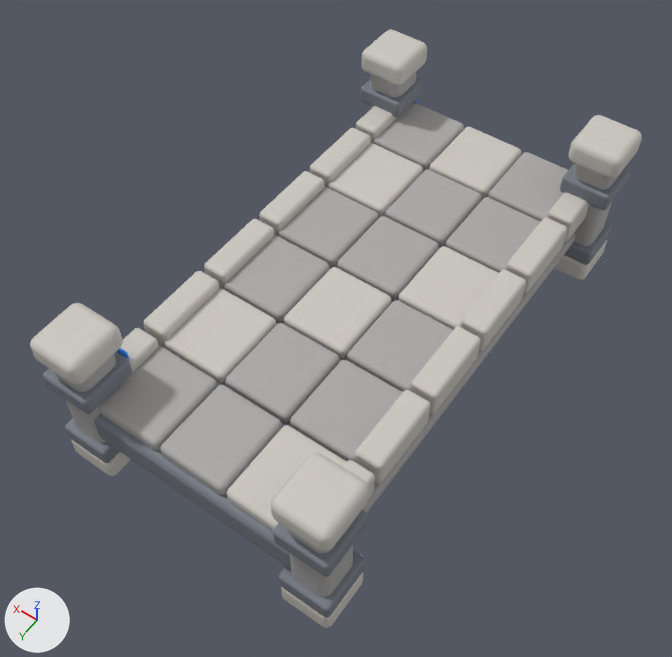
The Blender file assets/bridges/stone_bridge/source/stone_bridge.blend: old version first, new version second.
Rendered twice from a camera (50 mm lens) standing at (-3.43, 5.27, 7.21) and looking at (0.05, 0.41, -0.44). Lighting does not change. The marker at lower left points along +X, +Y and +Z. The picture after the commit comes second.

The first picture shows 'individual rounded stone road slab', 'individual rounded stone road slab.002', 'thick stone deck substrate' and 1 more.
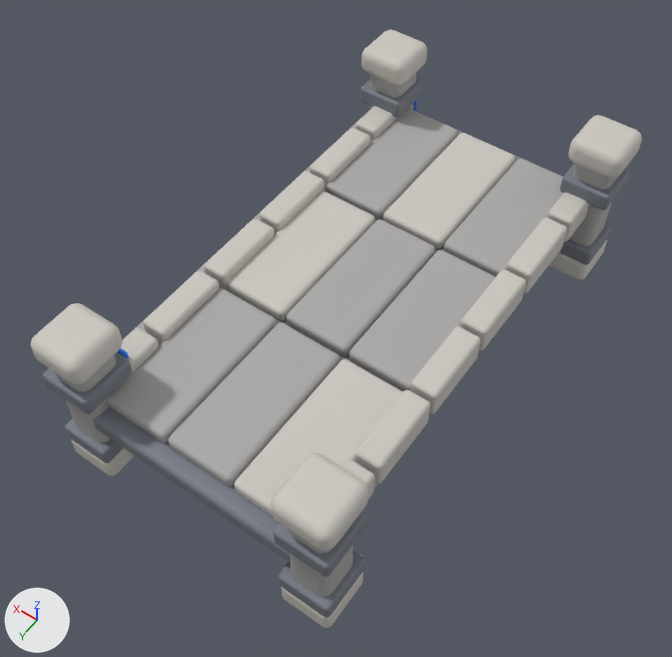
Where the newer file only moved an object's origin or applied its transform, the numbers keep the older frame.

Changed parts and their boxes [x1, y1, x2, y2] in the pictures (672 x 657 px; the box of a moved part takes in the faces that stretch with it):
'individual rounded stone road slab.002', reshaped
    before: [30, 29, 642, 628]
    after: [31, 30, 642, 628]
'individual rounded stone road slab', reshaped
    before: [54, 72, 621, 597]
    after: [54, 73, 618, 597]
part 1 of me_cube_001, rebuilt (49% wider, 68% taller)
    before: [488, 152, 568, 222]
    after: [443, 159, 563, 277]
part 2 of me_cube_001, rebuilt (mostly hidden)
    before: [363, 233, 576, 512]
    after: [374, 250, 561, 489]
part 3 of me_cube_001, rebuilt (43% wider, 49% taller)
    before: [99, 347, 217, 451]
    after: [107, 288, 276, 443]
part 4 of me_cube_001, rebuilt (38% wider, 53% taller)
    before: [347, 300, 453, 392]
    after: [349, 250, 496, 391]
part 5 of me_cube_001, rebuilt (not visible before)
    after: [128, 121, 358, 335]
part 6 of me_cube_001, rebuilt (47% wider, 62% taller)
    before: [337, 216, 438, 300]
    after: [286, 219, 435, 356]
part 7 of me_cube_001, deleted
    before: [385, 169, 482, 247]
part 8 of me_cube_001, deleted
    before: [290, 360, 403, 462]
part 9 of me_cube_001, deleted
    before: [224, 236, 330, 323]
part 10 of me_cube_001, moved or reshaped
    before: [278, 103, 464, 361]
    after: [278, 108, 458, 361]
part 11 of me_cube_001, moved or reshaped
    before: [225, 324, 338, 423]
    after: [168, 324, 338, 486]
part 12 of me_cube_003, rebuilt (43% wider, 60% taller)
    before: [429, 127, 521, 199]
    after: [383, 133, 515, 249]
part 13 of me_cube_003, rebuilt (40% wider, 48% taller)
    before: [227, 425, 347, 531]
    after: [234, 359, 403, 516]
part 14 of me_cube_003, added
    after: [227, 191, 375, 321]
part 15 of me_cube_003, deleted
    before: [398, 246, 499, 330]
part 16 of me_cube_003, deleted
    before: [328, 143, 423, 217]
part 17 of me_cube_003, deleted
    before: [284, 267, 391, 359]
part 18 of me_cube_003, deleted
    before: [164, 288, 276, 383]

Patch to the scene script:
```diff
--- a/assets/bridges/stone_bridge/source/stone_bridge.blend.py
+++ b/assets/bridges/stone_bridge/source/stone_bridge.blend.py
@@ me_cube_001 @@
 # used by ob_individual_rounded_stone_road_slab; parent = ob_healthy; location = (-0.77, -2.29, 1.01)
-me_cube_001.from_pydata(...)  # 4208 vertices, 4228 faces; spans x -0.78..2.31, y -0.5..5.08, z -1.0..0.66
+me_cube_001.from_pydata(...)  # 2832 vertices, 2820 faces; spans x -0.78..2.35, y -0.5..5.08, z -1.0..0.66
+# me_cube_001 part 1: the loose piece of 216 vertices spanning x -0.38..0.38, y -0.44..0.44, z -0.09..0.09 is rebuilt with 216 vertices and now spans x -0.38..0.38, y -0.31..1.38, z -0.09..0.09
+# me_cube_001 part 2: the loose piece of 216 vertices spanning x -0.59..-0.39, y -0.17..4.75, z -0.56..-0.38 is rebuilt with 176 vertices and now spans x -0.49..-0.17, y -0.32..4.9, z -0.76..-0.07
+# me_cube_001 part 3: the loose piece of 216 vertices spanning x 1.16..1.91, y 4.11..4.99, z -0.09..0.09 is rebuilt with 216 vertices and now spans x 1.16..1.91, y 3.19..4.89, z -0.09..0.09
+# me_cube_001 part 4: the loose piece of 216 vertices spanning x -0.38..0.38, y 2.29..3.17, z -0.09..0.09 is rebuilt with 216 vertices and now spans x -0.38..0.38, y 1.44..3.13, z -0.09..0.09
+# me_cube_001 part 5: the loose piece of 216 vertices spanning x 1.93..2.13, y -0.17..4.75, z -0.56..-0.38 is rebuilt with 176 vertices and now spans x 2.03..2.35, y -0.32..4.9, z -0.76..-0.07
+# me_cube_001 part 6: the loose piece of 216 vertices spanning x 0.39..1.14, y 1.38..2.26, z -0.09..0.09 is rebuilt with 216 vertices and now spans x 0.39..1.14, y 1.44..3.13, z -0.09..0.09
+# me_cube_001 part 7: the loose piece of 216 vertices spanning x 0.39..1.14, y 0.47..1.35, z -0.09..0.09 is deleted
+# me_cube_001 part 8: the loose piece of 216 vertices spanning x -0.38..0.38, y 3.2..4.08, z -0.09..0.09 is deleted
+# me_cube_001 part 9: the loose piece of 216 vertices spanning x 1.16..1.91, y 2.29..3.17, z -0.09..0.09 is deleted
+# me_cube_001 part 10: 104 vertices moved from x 0.41..1.91, y 1.39..3.23, z -0.09..0.09 to x 0.41..1.91, y 1.33..3.23, z -0.09..0.09; 344 vertices removed from x 0.4..1.91, y -0.44..3.24, z -0.09..0.09; 128 vertices added at x 0.4..1.91, y -0.31..3.23, z -0.09..0.09
+# me_cube_001 part 11: 108 vertices moved from x 0.39..1.14, y 4.02..4.08, z -0.09..0.09 to x 0.39..1.14, y 4.83..4.89, z -0.09..0.09
+# other edits to the shape of me_cube_001 do not show in these pictures
 me_cube_001.materials.append(mat_stone)
@@ me_cube_003 @@
 # used by ob_individual_rounded_stone_road_slab_002; parent = ob_healthy; location = (-0.77, -0.47, 1.01)
-me_cube_003.from_pydata(...)  # 5936 vertices, 5972 faces; spans x -0.85..2.39, y -2.39..3.33, z -1.04..0.87
+me_cube_003.from_pydata(...)  # 5288 vertices, 5318 faces; spans x -0.86..2.4, y -2.39..3.33, z -1.04..0.88
+# me_cube_003 part 12: the loose piece of 216 vertices spanning x 0.39..1.14, y -2.26..-1.38, z -0.09..0.09 is rebuilt with 216 vertices and now spans x 0.39..1.14, y -2.13..-0.43, z -0.09..0.09
+# me_cube_003 part 13: the loose piece of 216 vertices spanning x -0.38..0.38, y 2.29..3.17, z -0.09..0.09 is rebuilt with 216 vertices and now spans x -0.38..0.38, y 1.38..3.07, z -0.09..0.09
+# me_cube_003 part 14: a new loose piece of 216 vertices spanning x 1.16..1.91, y -0.38..1.32, z -0.09..0.09, in mat_stone_light (light grey #ccc8c1)
+# me_cube_003 part 15: the loose piece of 216 vertices spanning x -0.38..0.38, y -0.44..0.44, z -0.09..0.09 is deleted
+# me_cube_003 part 16: the loose piece of 216 vertices spanning x 1.16..1.91, y -1.35..-0.47, z -0.09..0.09 is deleted
+# me_cube_003 part 17: the loose piece of 216 vertices spanning x 0.39..1.14, y 0.47..1.35, z -0.09..0.09 is deleted
+# me_cube_003 part 18: the loose piece of 216 vertices spanning x 1.16..1.91, y 1.38..2.26, z -0.09..0.09 is deleted
+# other edits to the shape of me_cube_003 do not show in these pictures
 me_cube_003.materials.append(mat_stone_light)
```
